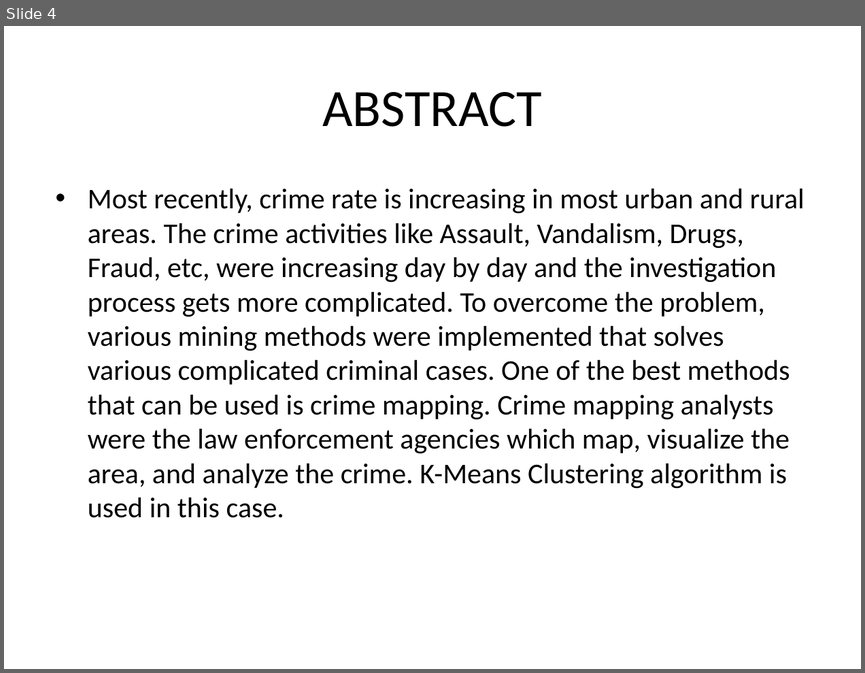
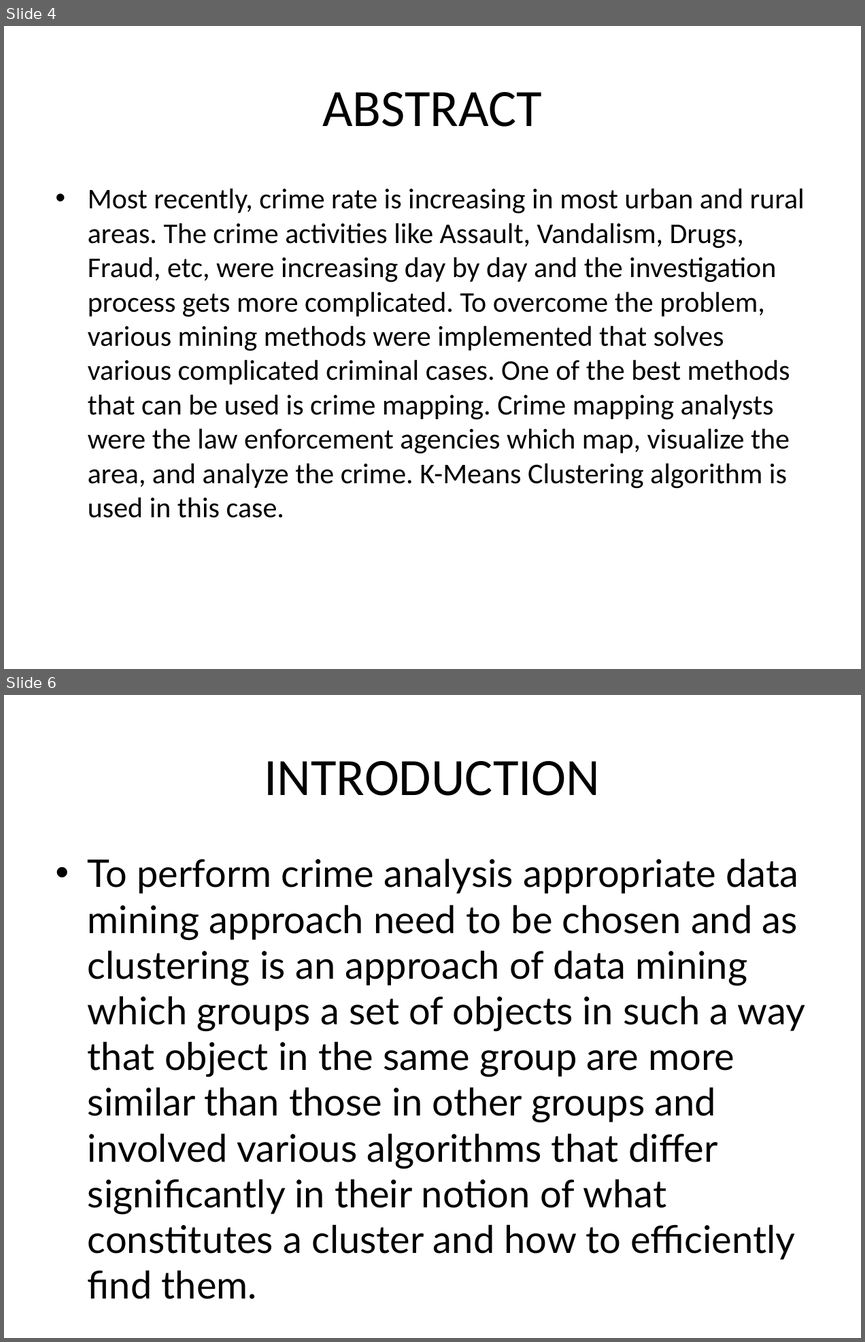
Before and after one commit to Abjt03/Crime-Detection-Data-Science, a slide deck: A1.pptx. Shown one above the other, each under a label of ours: slide 4 before the commit, slides 4 and 6 after it; the slides between them are not shown. The pictures are 865x673 and 865x1342 pixels, drawn with LibreOffice and Linux fonts; fonts in the diff are those of the drawing. Boxes give left, top, right and bottom in pixels: in the first picture for what was removed or moved away, otherwise in the second. Text is boxed around its words. In the diff, an @@ line names an element or a change of style, - is before the commit and + after.

```diff
--- a/A1.pptx
+++ b/A1.pptx
@@ slide 6 added at (x1=4, y1=695, x2=861, y2=1338), background #FFFFFF @@
@@ title added at (x1=264, y1=761, x2=600, y2=796), 44 pt, text #000000 @@
+INTRODUCTION
@@ text added at (x1=88, y1=858, x2=806, y2=1259), 32 pt, text #000000 @@
+• To perform crime analysis appropriate data mining approach need to be chosen and as clustering is an approach of data mining which groups a set of objects in such a way that object in the same group are more similar than those in other groups and involved various algorithms that differ significantly in their notion of what constitutes a cluster and how to efficiently find them.
```
Also in this commit, not shown: 5 other slides added.
